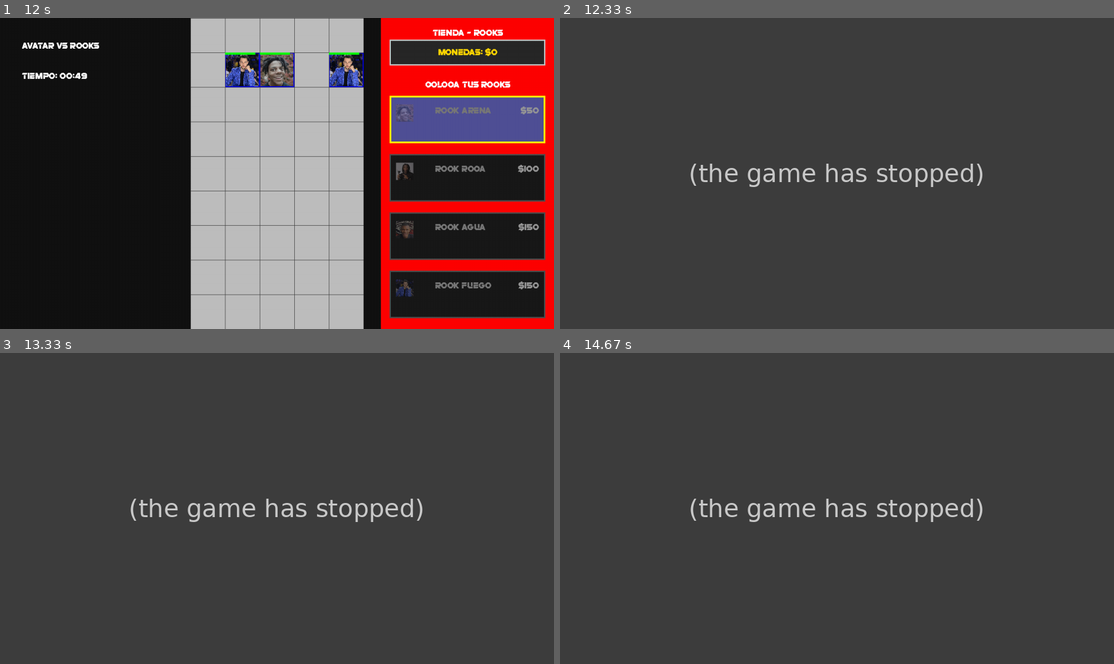
Above: before the commit, frames 1-4 (two rows, left to right).
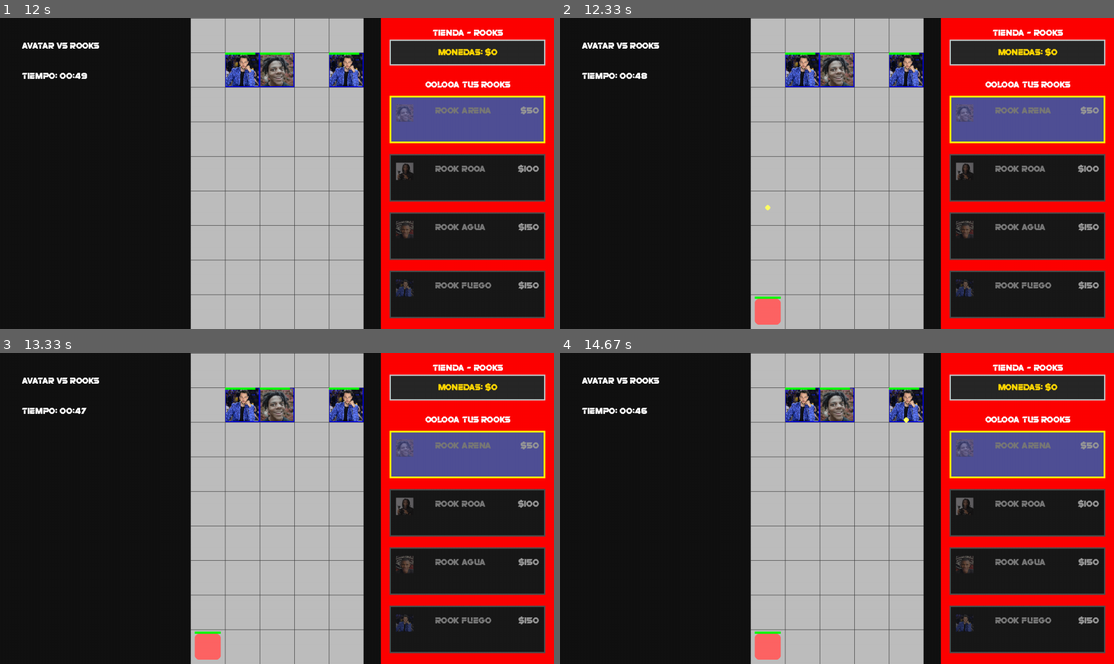
Above: after the commit, the same moments.

Repository: Otagoat14/AvatarVsRooksV2
Game: pygame game, started from Interfaz_Juego.py
The game is run twice, just before and just after one commit, with the same random seed, the same clock (stepped at 60 frames per second) and the same inputs.
Inputs (mouse positions are in pixels of both pictures, inside the frame that each line leads up to):
- Up to frame 1 (12 s): click (277, 173) at 0.38 s; click (481, 279) at 2.28 s; click (360, 67) at 2.62 s; click (227, 61) at 2.95 s; move the mouse to (387, 136) at 5.3 s; right-click (387, 136) at 5.35 s; move the mouse to (277, 61) at 5.63 s; click (277, 61) at 5.68 s
- Up to frame 2 (12.33 s): no input
- Up to frame 3 (13.33 s): no input
- Up to frame 4 (14.67 s): no input

Frame 1 is identical in both runs. In frame 2, 96% of the frame differs, in the area x 0-100%, y 0-100%; in frame 3, 96%; in frame 4, 96%.
Error before the commit: TypeError: Avatar.__init__() missing 1 required positional argument: 'valor_monedas' (Logica...; the game stopped at 12 s (later frames are placeholders)

Commit message:
[BUG] valor de monedas anadido en los atributos de crear instancia Avatar

Diff:
--- a/Logica_juego.py
+++ b/Logica_juego.py
@@ -142,6 +142,7 @@
                             x_columna=columna_aleatoria,
                             velocidad_movimiento=avatar_info["velocidad"],
                             tipo_avatar=avatar_info["tipo"],
+                            valor_monedas = 0
                         )
                         self.avatares_activos.append(nuevo_avatar)
                         avatar_colocado = True
